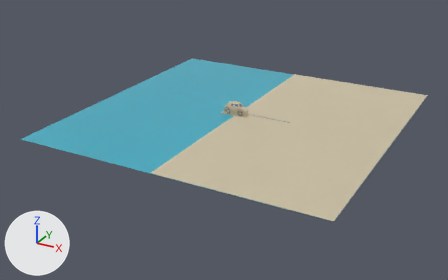
An edit to the Blender file 03_blender/assets/blend/montana_coche_v2.blend, drawn before and after from the same camera.
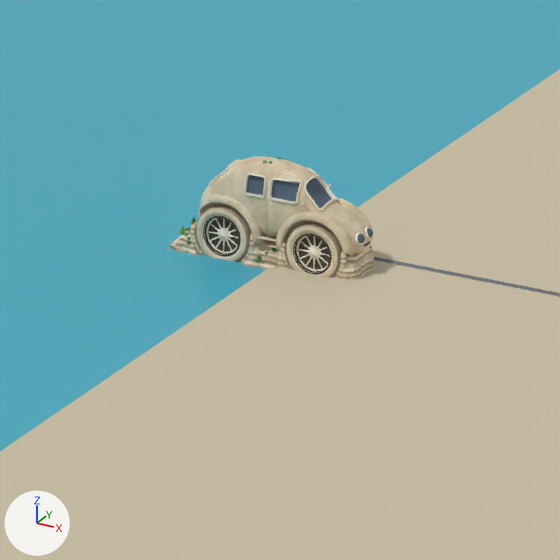
Each version is shown whole from a camera (50 mm lens) standing at (2640.0, -5167.0, 2270.0) and looking at (-99.0, -187.0, -220.0), then close up on the part from 44% to 61% of the width and 29% to 55% of the height. Arrows for +X, +Y and +Z are at lower left; the lights stay in place. The older version's two pictures come first.

Names of what the first close-up shows: 'MCOCHE_roca', 'TEST_carretera', 'TEST_mar', 'TEST_tierra' and 1 more.
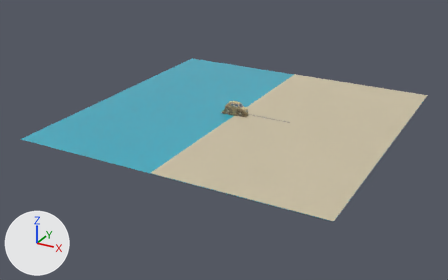
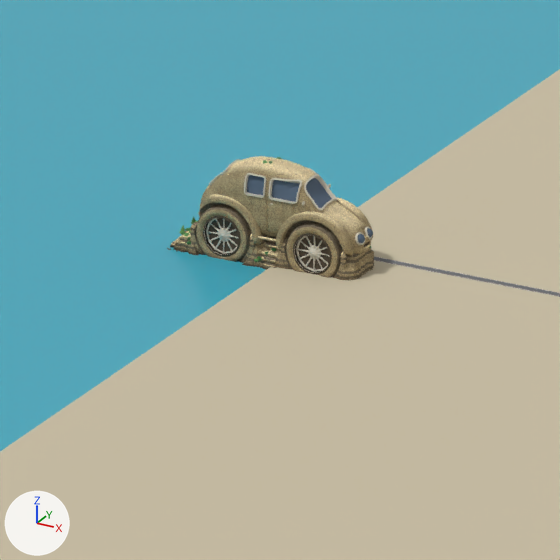
Diff of the bpy script that builds the scene:
```diff
--- a/03_blender/assets/blend/montana_coche_v2.blend.py
+++ b/03_blender/assets/blend/montana_coche_v2.blend.py
@@ img_caliza_grande_d_png @@
+img_caliza_grande_d_png = load_image('caliza_grande_d.png', '../../texturas/caliza_grande_d.png', 1024, 1024, 'sRGB')
@@ ng_ng_caliza_estratos @@
+ng_ng_caliza_estratos = bpy.data.node_groups.new('NG_caliza_estratos', 'ShaderNodeTree')
+# nodes: Bump, CameraData, CombineColor, CombineXYZ, MapRange, Math, Mix, NewGeometry, SeparateXYZ, TexNoise, TexWave, VectorMath
+# colours: beige #d8ccb0, brown #7f766a, beige #b3a68a
@@ mat_mat_mcoche_caliza @@
 mat_mat_mcoche_caliza = bpy.data.materials.new('MAT_MCOCHE_caliza')
-# nodes: BsdfPrincipled, OutputMaterial, TexCoord, TexNoise, ValToRGB
-# colours: beige #cbba9b, beige #dfd3ba
+# nodes: BsdfPrincipled, Group, Mapping, Mix x2, OutputMaterial, TexCoord, TexImage
+# colours: beige #d8ccb0, brown #7f766a, beige #b3a68a, white #ffffff
+# uses the picture img_caliza_grande_d_png
@@ mat_mat_mcoche_caliza_clara @@
 mat_mat_mcoche_caliza_clara = bpy.data.materials.new('MAT_MCOCHE_caliza_clara')
-# nodes: BsdfPrincipled, OutputMaterial, TexCoord, TexNoise, ValToRGB
-# colours: pale yellow #dfd4bc, pale yellow #ece3cd
+# nodes: BsdfPrincipled, Group, Mapping, Mix x2, OutputMaterial, TexCoord, TexImage
+# colours: beige #e6d9bb, brown #7f766a, beige #b3a68a, white #ffffff
+# uses the picture img_caliza_grande_d_png
@@ mat_mat_mcoche_caliza_oscura @@
 mat_mat_mcoche_caliza_oscura = bpy.data.materials.new('MAT_MCOCHE_caliza_oscura')
-# nodes: BsdfPrincipled, OutputMaterial, TexCoord, TexNoise, ValToRGB
-# colours: beige #aa977c, beige #baaa90
+# nodes: BsdfPrincipled, Group, Mapping, Mix x2, OutputMaterial, TexCoord, TexImage
+# colours: brown #7f766a, beige #b3a68a, white #ffffff
+# uses the picture img_caliza_grande_d_png
@@ mat_mat_mcoche_hueso @@
 n4 = _N.new('ShaderNodeValToRGB'); n4.name = 'Color Ramp'
 while len(n4.color_ramp.elements) > 1: n4.color_ramp.elements.remove(n4.color_ramp.elements[-1])
-n4.color_ramp.elements[0].position = 0.38; n4.color_ramp.elements[0].color = (0.8, 0.75, 0.62, 1.0)
-_e = n4.color_ramp.elements.new(0.66); _e.color = (0.87, 0.83, 0.7, 1.0)
+n4.color_ramp.elements[0].position = 0.38; n4.color_ramp.elements[0].color = (0.58, 0.544, 0.45, 1.0)
+_e = n4.color_ramp.elements.new(0.66); _e.color = (0.631, 0.602, 0.507, 1.0)
 _L.new(n0.outputs[0], n1.inputs[0])  # 'BSDF' to 'Surface'
```

Pixel boxes (x1, y1, x2, y2) of what changed, in the close-ups (560 x 560 px):
'MCOCHE_roca', surface changed, recoloured (darker)
    both: (167, 156, 374, 280)
